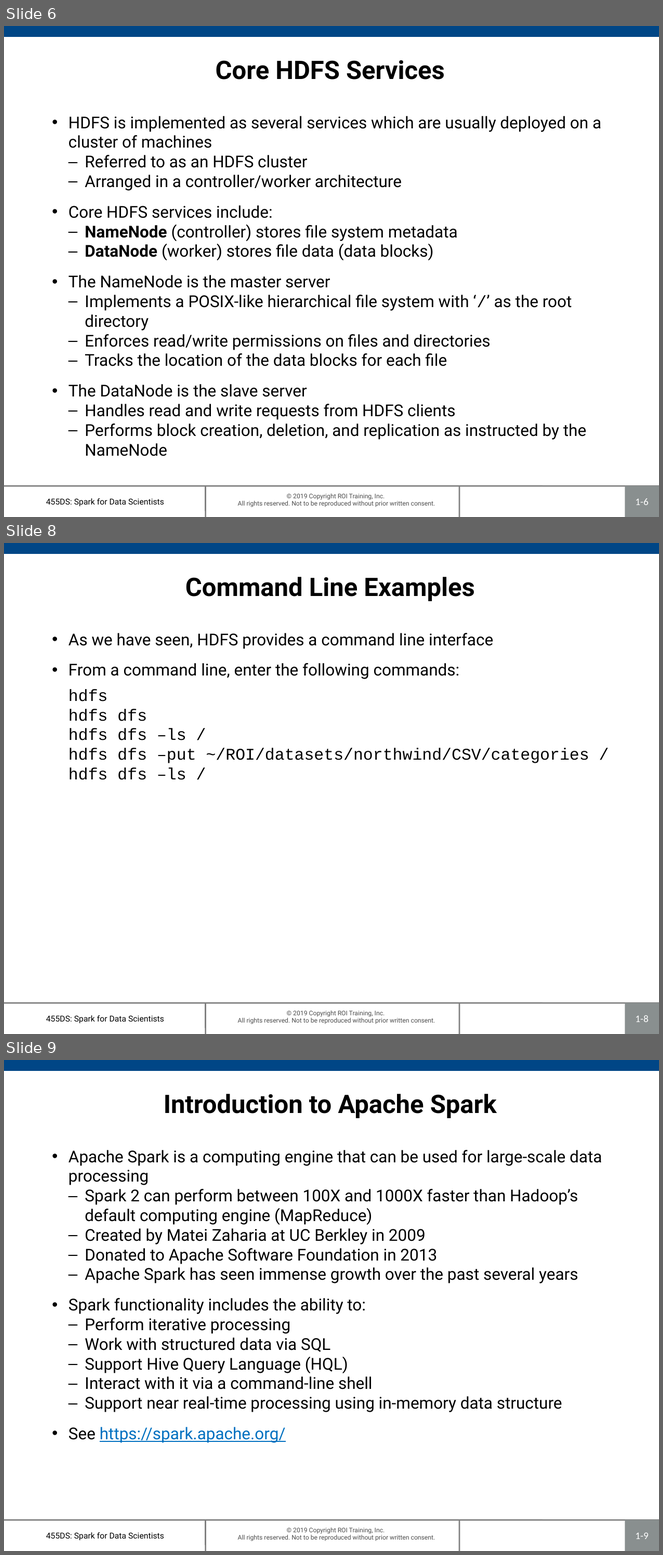
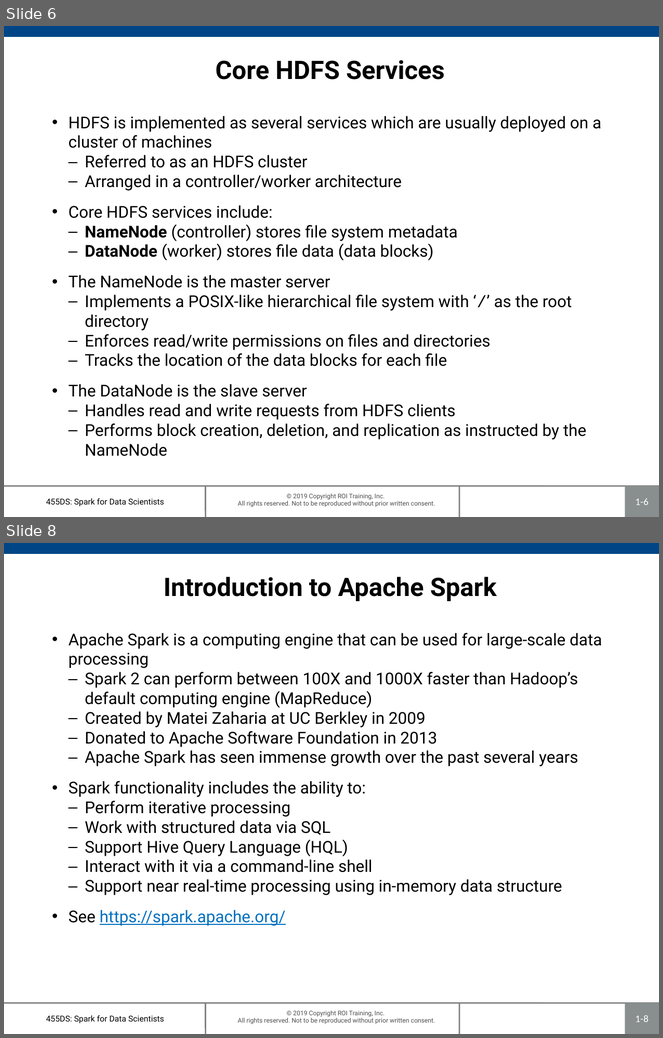
Before and after one commit to roitraining/SparkforDataScientists, a slide deck: 455DS-Ch01_IntroToSpark.pptx. Shown one above the other, each under a label of ours: slides 6, 8 and 9 before the commit, slides 6 and 8 after it; the slides between them are not shown. The pictures are 663x1555 and 663x1038 pixels, drawn with LibreOffice and Linux fonts; fonts in the diff are those of the drawing; background and template pictures are left out. Boxes give left, top, right and bottom in pixels: in the first picture for what was removed or moved away, otherwise in the second. Text is boxed around its words. In the diff, an @@ line names an element or a change of style, - is before the commit and + after.

```diff
--- a/455DS-Ch01_IntroToSpark.pptx
+++ b/455DS-Ch01_IntroToSpark.pptx
@@ slide 8 removed at [4, 543, 659, 1034], background #FFFFFF; not listed: 7 template elements that a slide beside it also shows @@
@@ title removed at [185, 577, 475, 601] @@
-Command Line Examples
@@ text removed at [68, 633, 590, 780] @@
-• As we have seen, HDFS provides a command line interface
-• From a command line, enter the following commands:
-  hdfs
-  hdfs dfs
-  hdfs dfs –ls /
-  hdfs dfs –put ~/ROI/datasets/northwind/CSV/categories /
-  hdfs dfs –ls /
@@ what was slide 9 is now slide 8 @@
@@ page number at [635, 1016, 648, 1022]: text changed @@
-1-9
+1-8
```
Also in this commit, not shown: 2 slides changed.
